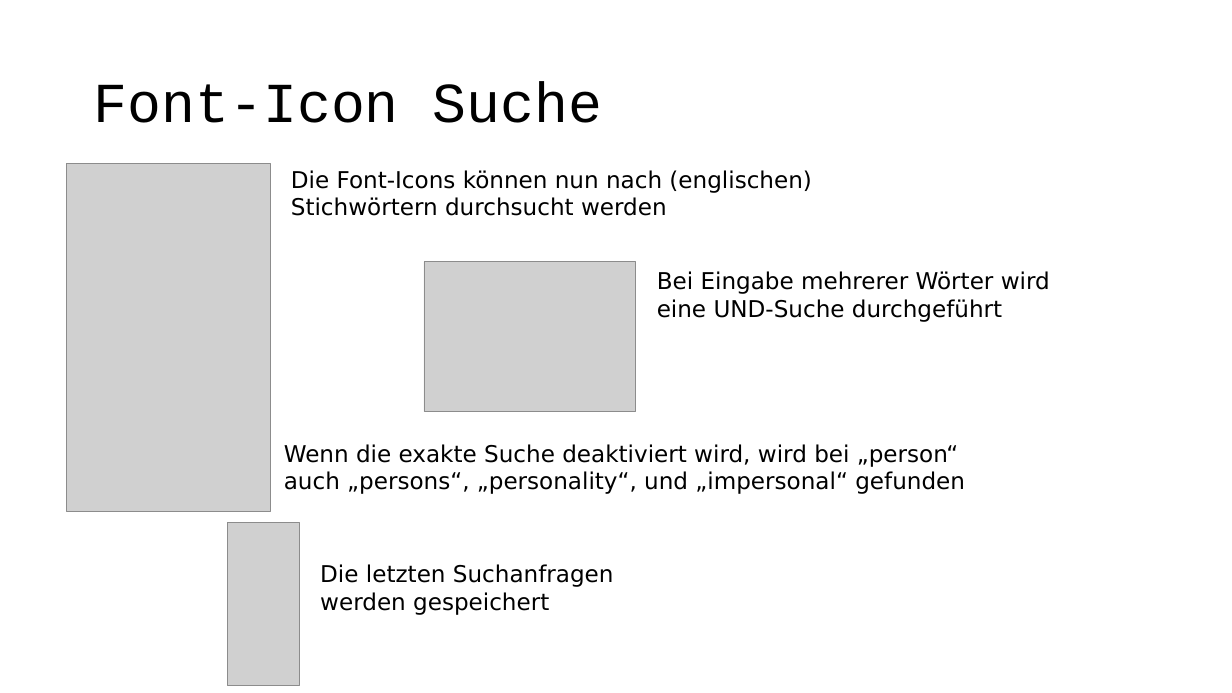
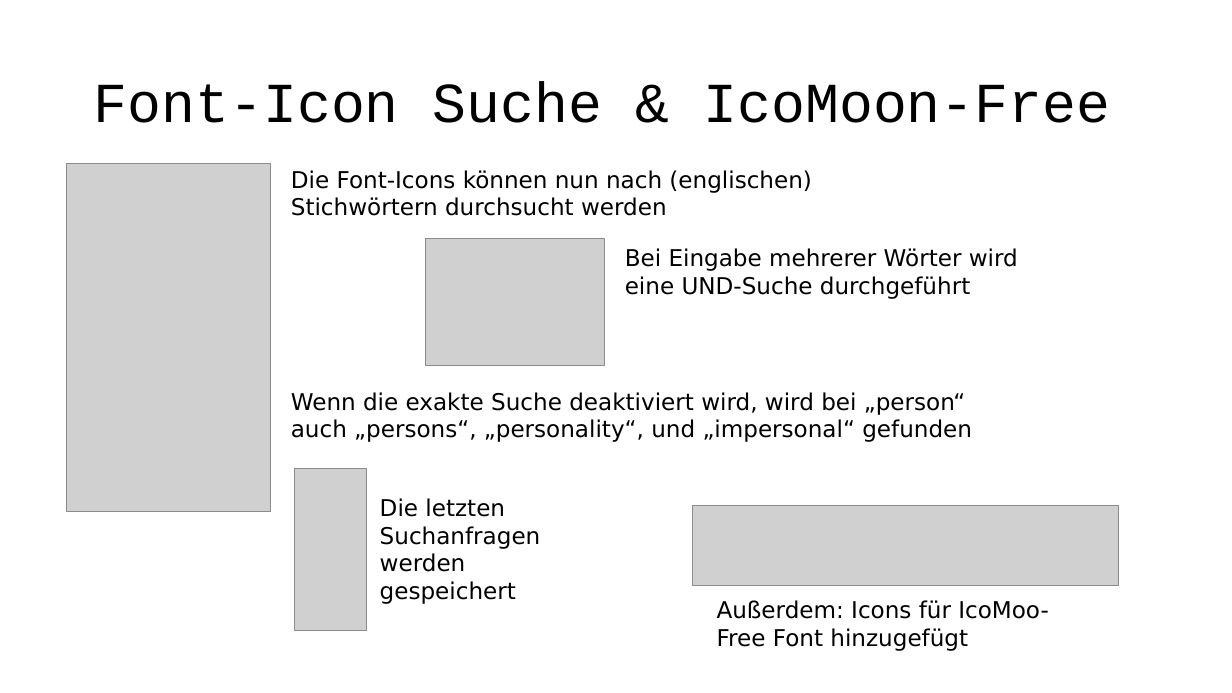
Before and after one commit to pyro-team/bkt-toolbox, a slide deck: slide 3 of documentation/Changelog.pptx. Drawn at 1232x693 pixels with LibreOffice and Linux fonts; fonts in the diff are those of the drawing; grey boxes stand for pictures. Boxes give left, top, right and bottom in pixels: in the first picture for what was removed or moved away, otherwise in the second. Text is boxed around its words. In the diff, an @@ line names an element or a change of style, - is before the commit and + after.

```diff
--- a/documentation/Changelog.pptx
+++ b/documentation/Changelog.pptx
@@ title at [94, 81, 1111, 123]: text changed @@
-Font-Icon Suche
+Font-Icon Suche & IcoMoon-Free
@@ picture: place and size @@
-picture at [424, 262, 636, 411]
+picture at [425, 239, 604, 366]
@@ text "Bei Eingabe mehrerer Wörter wird ...": place and size @@
-text "Bei Eingabe mehrerer Wörter wird ..." at [657, 271, 1050, 322]
+text "Bei Eingabe mehrerer Wörter wird ..." at [625, 248, 1018, 299]
@@ text "Wenn die exakte Suche deaktiviert ...": place and size @@
-text "Wenn die exakte Suche deaktiviert ..." at [284, 444, 965, 494]
+text "Wenn die exakte Suche deaktiviert ..." at [291, 392, 972, 442]
@@ picture: place and size @@
-picture at [227, 523, 299, 686]
+picture at [294, 469, 366, 631]
@@ text "Die letzten Suchanfragen werden gespeichert" rewrapped from [320, 564, 614, 615] to [380, 498, 541, 604] @@
@@ picture added at [693, 506, 1118, 587] @@
@@ text added at [717, 600, 1049, 651], 18 pt, text #000000 @@
+Außerdem: Icons für IcoMoo-Free Font hinzugefügt
```
Also in this commit, not shown: 1 other slide changed, 1 slide added, 1 other file.
